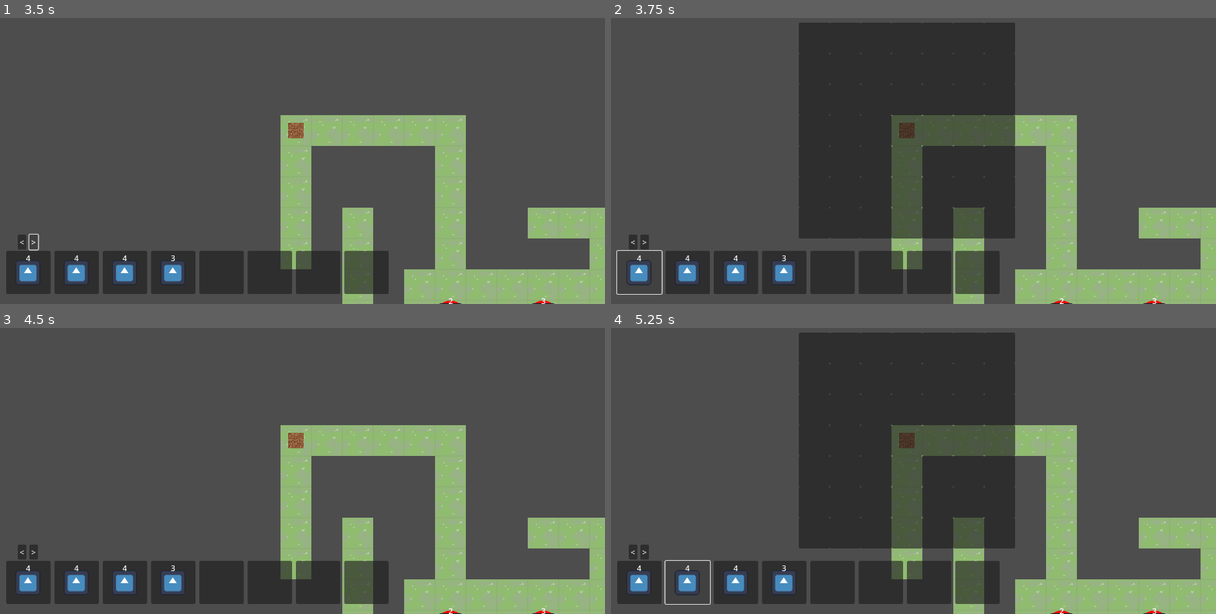
Above: before the commit, frames 1-4 (two rows, left to right).
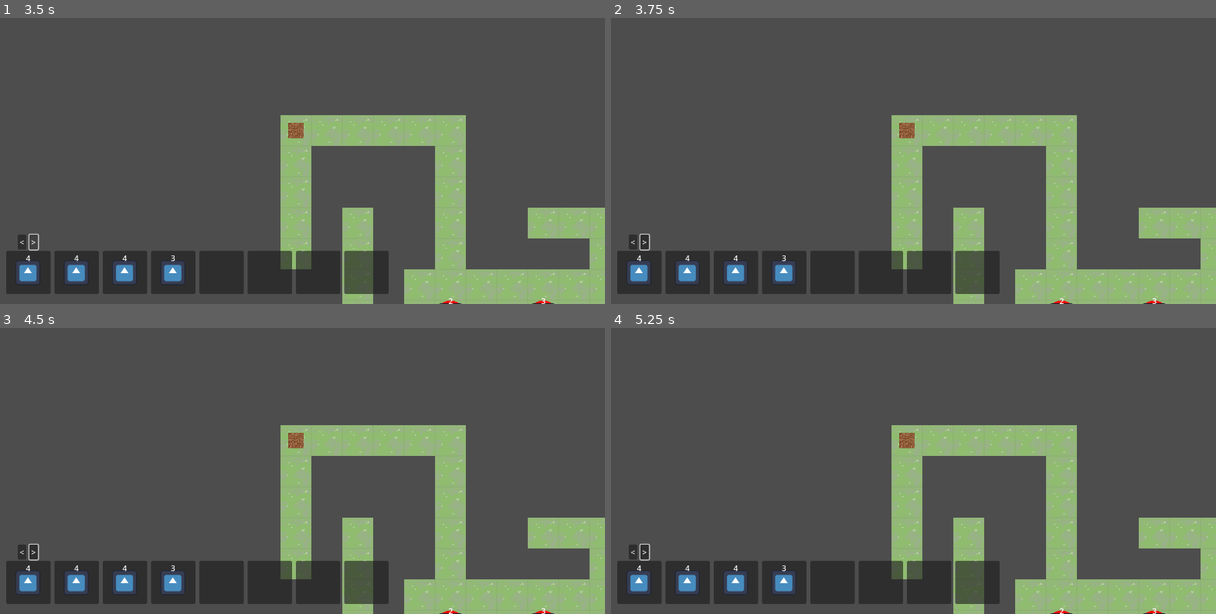
Above: after the commit, the same moments.

Repository: Flash-Night/ld58
Game: Godot game, scene res://main.tscn
Two runs of this game, one before a commit and one after it. Both use one fixed random seed, a clock stepped at 60 frames per second and the inputs below. The engine's default icon, where the game draws it, is replaced by a stand-in: a white triangle on a blue panel in a dark square.
Inputs (mouse positions are in pixels of both pictures, inside the frame that each line leads up to):
- Up to frame 1 (3.5 s): click "START" at 0.5 s; move the mouse to (266, 201) at 1.27 s; hold Up (ui_up) 1.28-2 s; hold Z (z) 1.28-2 s; click "<" at 2 s; click ">" at 2.75 s
- Up to frame 2 (3.75 s): click (641, 272) at 3.52 s
- Up to frame 3 (4.5 s): click (205, 348) at 4.27 s
- Up to frame 4 (5.25 s): click (689, 582) at 5.02 s

Frame 1 is identical in both runs. In frame 2, 27% of the frame differs, in the area x 0-67%, y 1-97%; in frame 3, less than 0.1%; in frame 4, 27%, in the area x 4-67%, y 1-97%.

Commit message:
monster tooltip

Diff:
--- a/game.tscn
+++ b/game.tscn
@@ -1,7 +1,8 @@
-[gd_scene load_steps=7 format=4 uid="uid://cppyyv1etyp1c"]
+[gd_scene load_steps=8 format=4 uid="uid://cppyyv1etyp1c"]
 
 [ext_resource type="TileSet" uid="uid://ct4qtskumin4" path="res://map/maptile.tres" id="1_80nbo"]
 [ext_resource type="PackedScene" uid="uid://crn883haovaie" path="res://player.tscn" id="1_e2o6t"]
+[ext_resource type="Script" uid="uid://chbw2jku1340n" path="res://tooltip.gd" id="2_eow3j"]
 [ext_resource type="Script" uid="uid://4mgk2t02rju7" path="res://monster_layer.gd" id="2_fc0e3"]
 [ext_resource type="PackedScene" uid="uid://canlrp32scija" path="res://monster.tscn" id="3_7jktm"]
 [ext_resource type="PackedScene" uid="uid://5rp7htiqtlyd" path="res://camera_ui.tscn" id="3_feb5d"]
@@ -15,6 +16,16 @@
 offset_right = 40.0
 offset_bottom = 40.0
 script = ExtResource("6_ryrav")
+
+[node name="Tooltip" type="PanelContainer" parent="Control"]
+z_index = 99
+layout_mode = 0
+offset_right = 185.0
+offset_bottom = 83.0
+script = ExtResource("2_eow3j")
+
+[node name="Content" type="RichTextLabel" parent="Control/Tooltip"]
+layout_mode = 2
 
 [node name="Player" parent="." instance=ExtResource("1_e2o6t")]
 z_index = 1
--- a/monster.gd
+++ b/monster.gd
@@ -85,6 +85,10 @@
 		redflag.hide()
 	powerLabel.text = str(power)
 
+	var rollover = $Rollover
+	rollover.mouse_entered.connect(showInfo)
+	rollover.mouse_exited.connect(hideInfo)
+
 	if _pos.x < 0:
 		pos = Vector2i(int(self.position.x / 64),int(self.position.y / 64))
 	else:
@@ -92,6 +96,15 @@
 	self.position.x = pos.x * 64 + 32
 	self.position.y = pos.y * 64 + 32
 	return pos
+
+func showInfo():
+	var tooltip = $"../../Control/Tooltip"
+	tooltip.show()
+	tooltip.showInfo(Vector2(self.position),str(id))
+
+func hideInfo():
+	var tooltip = $"../../Control/Tooltip"
+	tooltip.hide()
 
 func refresh(_monsterDict:Dictionary):
 	var monsterDict = _monsterDict
--- a/monster.tscn
+++ b/monster.tscn
@@ -27,3 +27,11 @@
 [node name="RedFlag" type="Sprite2D" parent="."]
 z_index = -1
 texture = ExtResource("3_ga5te")
+
+[node name="Rollover" type="Control" parent="."]
+layout_mode = 3
+anchors_preset = 0
+offset_left = -20.0
+offset_top = -20.0
+offset_right = 20.0
+offset_bottom = 20.0
--- /dev/null
+++ b/tooltip.gd
@@ -0,0 +1,10 @@
+extends PanelContainer
+
+@onready var content:RichTextLabel = $Content
+
+func _ready():
+	hide()
+
+func showInfo(pos:Vector2,text:String):
+	self.position = pos + Vector2(20,20)
+	content.text = text
Not shown, added: tooltip.gd.uid
